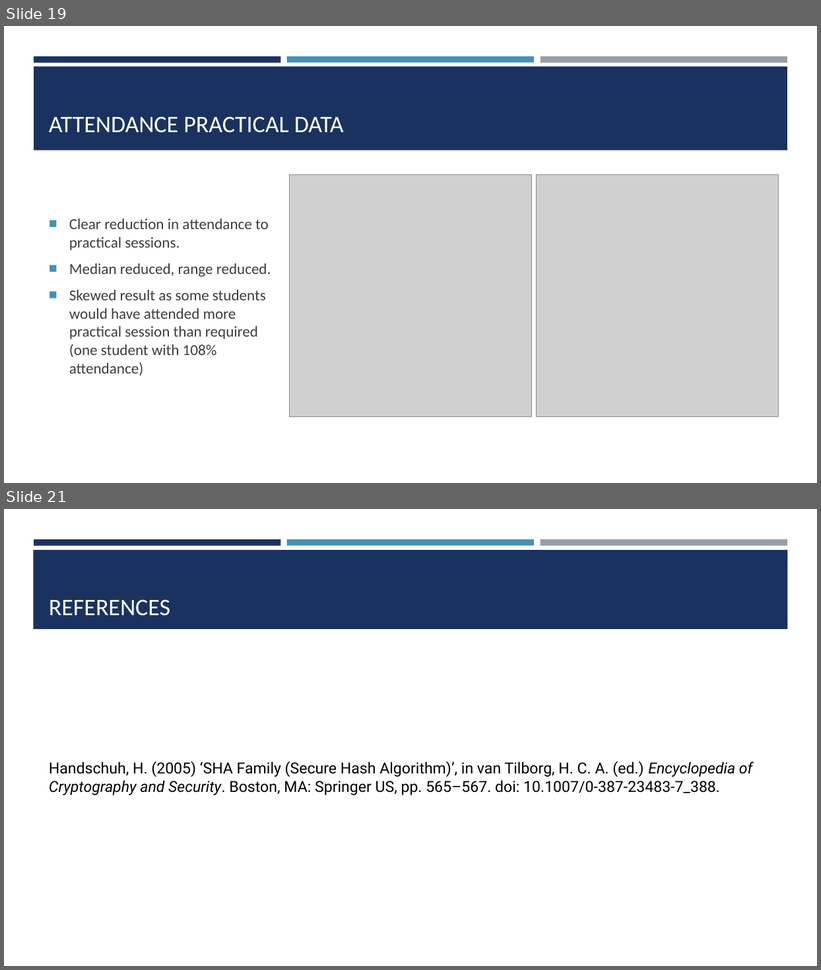
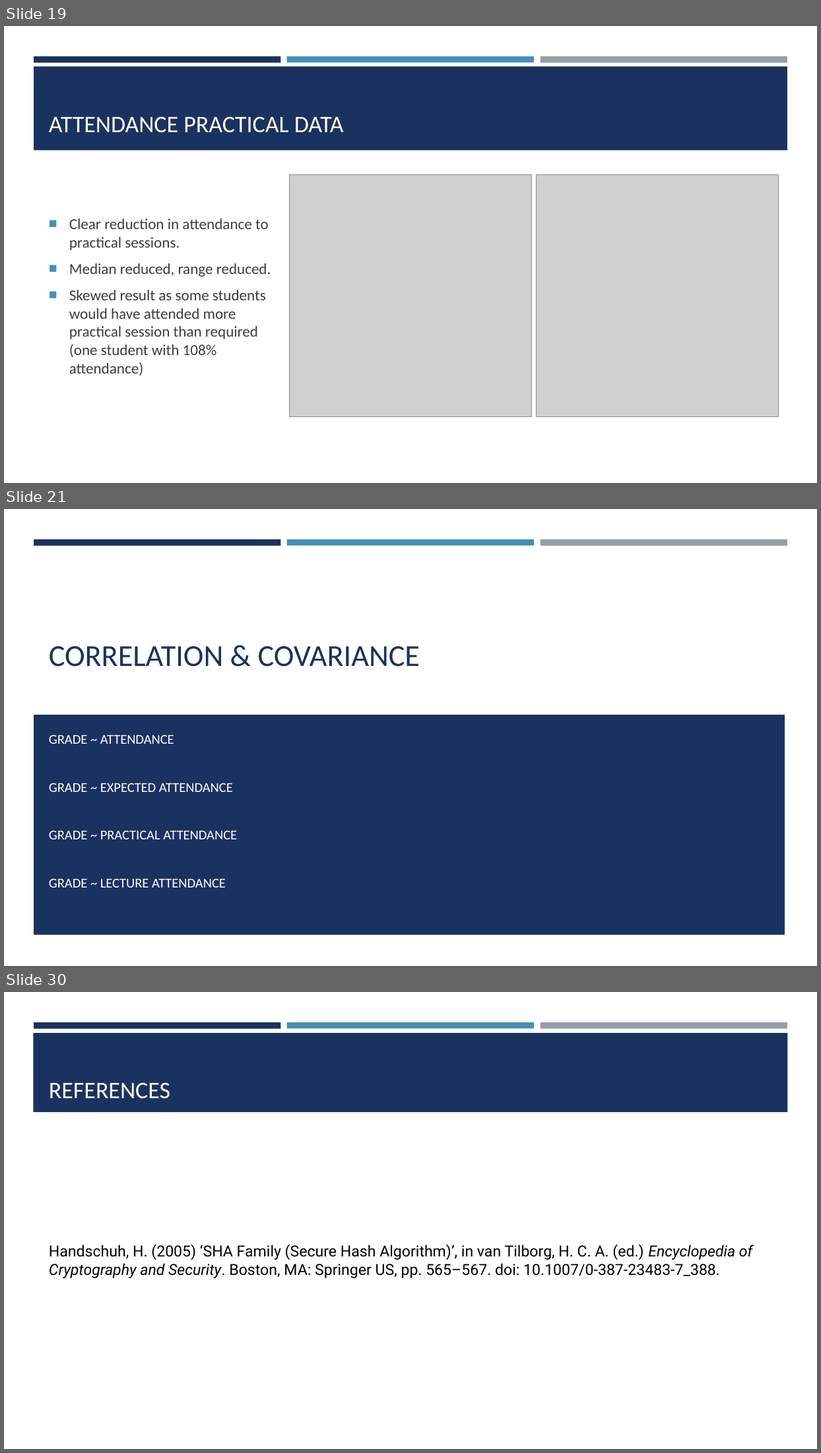
Before and after one commit to ChrisAcornleyPhD/CAP512Data, a slide deck: scripts/CAP512.pptx. Shown one above the other, each under a label of ours: slides 19 and 21 before the commit, slides 19, 21 and 30 after it; the slides between them are not shown. The pictures are 821x970 and 821x1453 pixels, drawn with LibreOffice and Linux fonts; fonts in the diff are those of the drawing; grey boxes stand for pictures. Boxes give left, top, right and bottom in pixels: in the first picture for what was removed or moved away, otherwise in the second. Text is boxed around its words. In the diff, an @@ line names an element or a change of style, - is before the commit and + after.

```diff
--- a/scripts/CAP512.pptx
+++ b/scripts/CAP512.pptx
@@ slide 21 added at [4, 509, 817, 966], background #FFFFFF; not listed: 3 template elements that a slide beside it also shows @@
@@ title added at [49, 646, 420, 667], 36 pt, text #1A3260 @@
+CORRELATION & COVARIANCE
@@ rectangle added at [34, 714, 785, 935], fill #1A3260 @@
@@ subtitle added at [49, 735, 237, 888], 16 pt, text #FFFFFF @@
+GRADE ~ ATTENDANCE
+GRADE ~ EXPECTED ATTENDANCE
+GRADE ~ PRACTICAL ATTENDANCE
+GRADE ~ LECTURE ATTENDANCE
@@ what was slide 21 is now slide 30 @@
```
Also in this commit, not shown: 2 slides changed, 8 other slides added.
